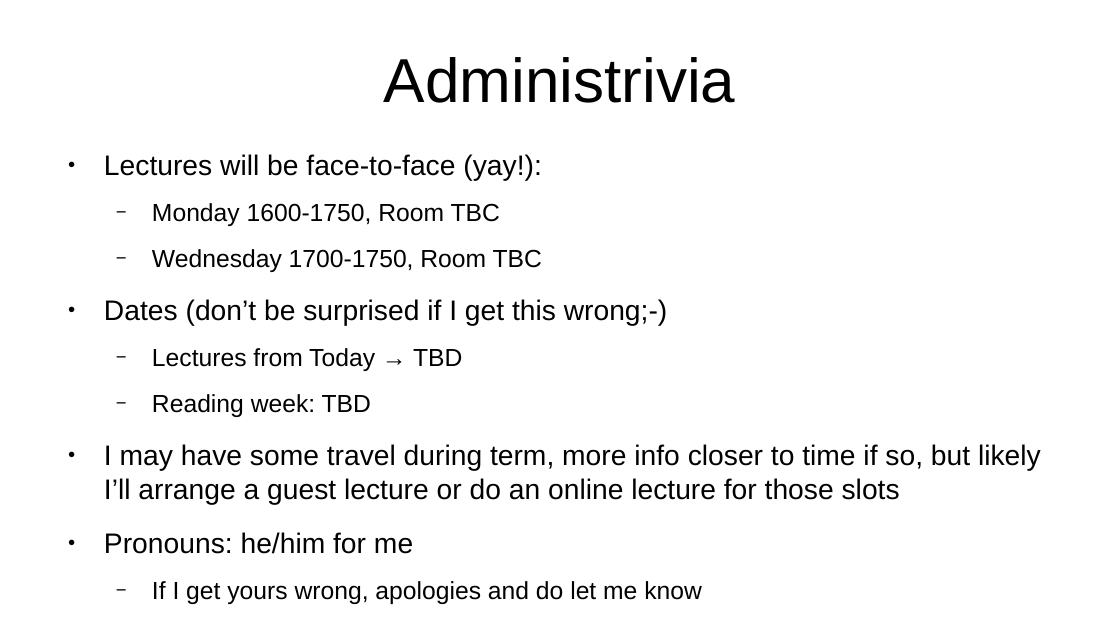
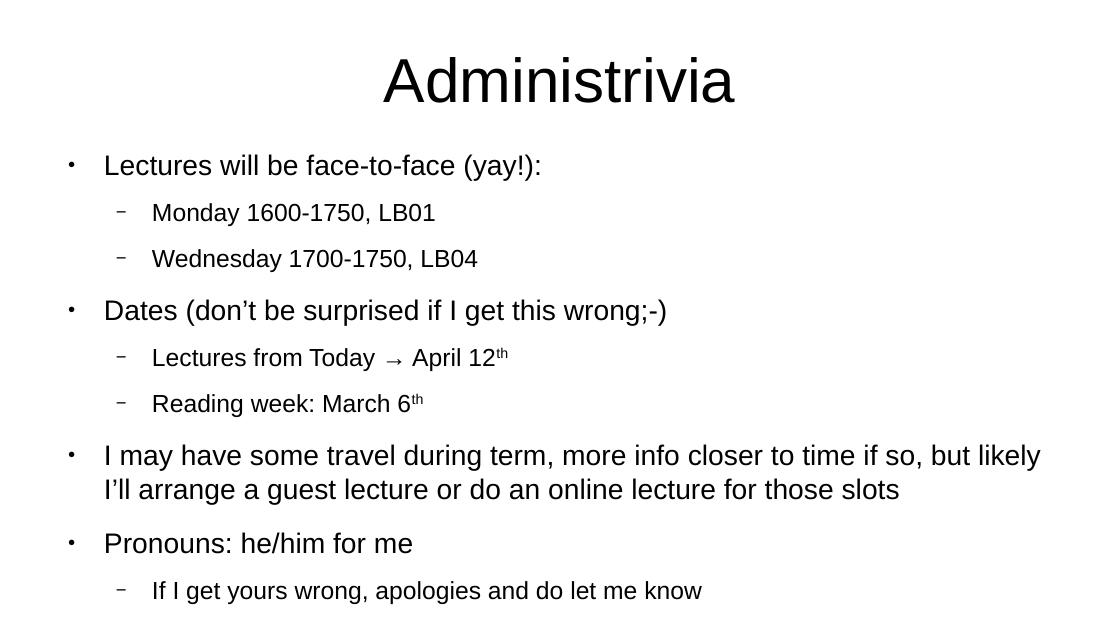
Before and after one commit to sftcd/cs7053, a slide deck: slide 2 of 2023lectures/00-quick-intro.odp. Drawn at 1120x630 pixels with LibreOffice and Linux fonts; fonts in the diff are those of the drawing. Boxes give left, top, right and bottom in pixels: in the first picture for what was removed or moved away, otherwise in the second. Text is boxed around its words. In the diff, an @@ line names an element or a change of style, - is before the commit and + after.

```diff
--- a/2023lectures/00-quick-intro.odp
+++ b/2023lectures/00-quick-intro.odp
@@ text at (x1=152, y1=203, x2=478, y2=272): text changed @@
-  − Monday 1600-1750, Room TBC
-  − Wednesday 1700-1750, Room TBC
+  − Monday 1600-1750, LB01
+  − Wednesday 1700-1750, LB04
@@ text at (x1=152, y1=348, x2=461, y2=417): text changed @@
-  − Lectures from Today → TBD
-  − Reading week: TBD
+  − Lectures from Today → April 12th
+  − Reading week: March 6th
```
Also in this commit, not shown: 2 other slides changed, 5 other files.
